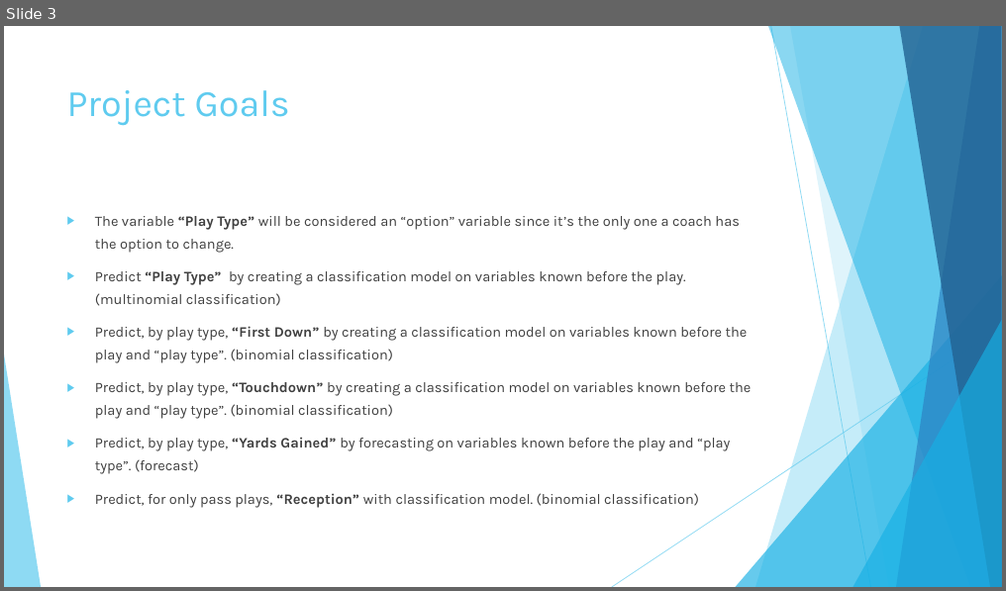
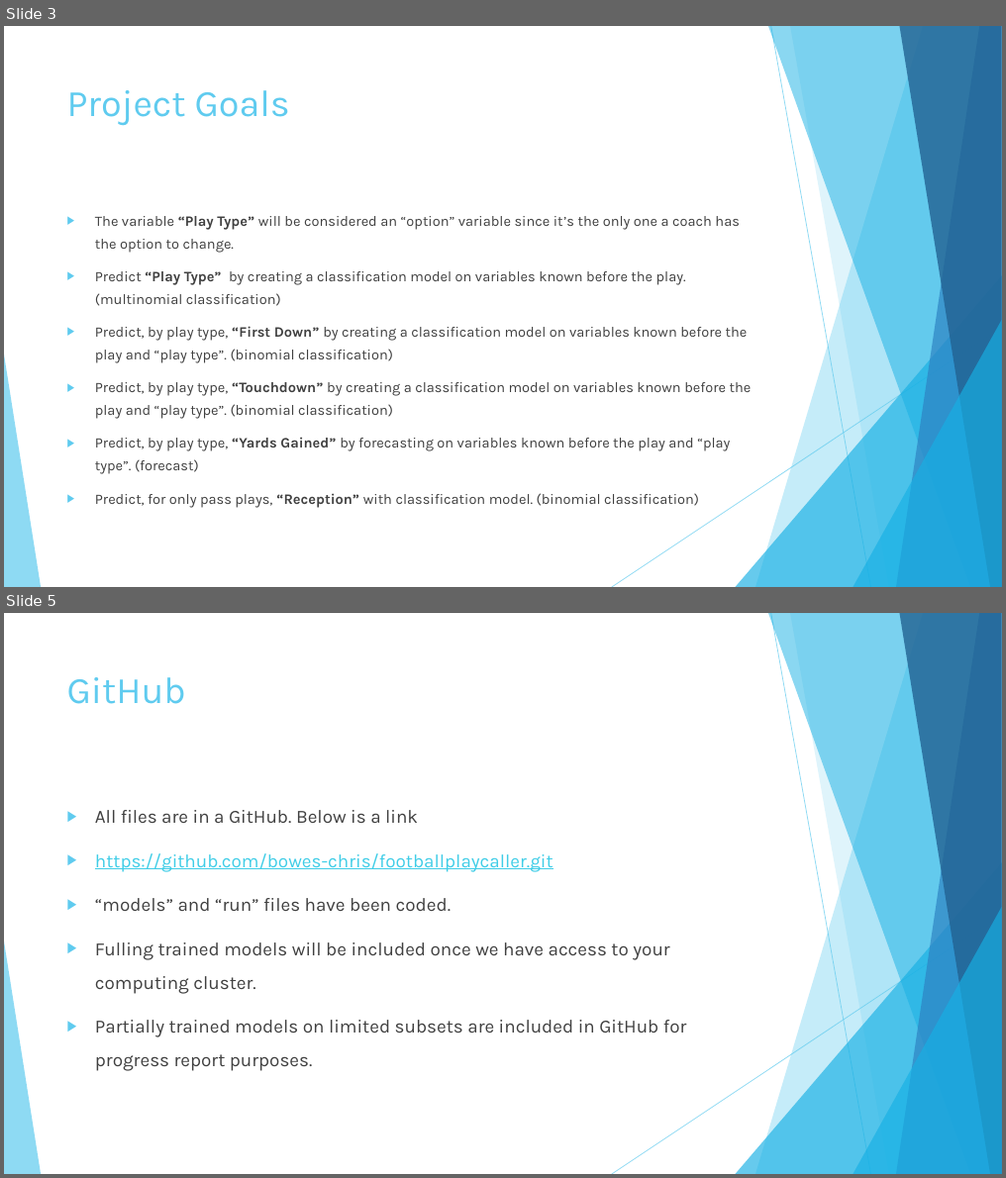
Before and after one commit to bowes-chris/footballplaycaller, a slide deck: Coaching Aid Presentation.pptx. Shown one above the other, each under a label of ours: slide 3 before the commit, slides 3 and 5 after it; the slides between them are not shown. The pictures are 1006x591 and 1006x1178 pixels, drawn with LibreOffice and Linux fonts; fonts in the diff are those of the drawing. Boxes give left, top, right and bottom in pixels: in the first picture for what was removed or moved away, otherwise in the second. Text is boxed around its words. In the diff, an @@ line names an element or a change of style, - is before the commit and + after.

```diff
--- a/Coaching Aid Presentation.pptx
+++ b/Coaching Aid Presentation.pptx
@@ slide 5 added at (4,613,1002,1174), background #FFFFFF; not listed: 10 template elements that a slide beside it also shows @@
@@ title added at (67,677,186,704), 36 pt, text #5FCBEF @@
+GitHub
@@ text added at (95,810,687,1071), 18 pt, text #404040 @@
+▶ All files are in a GitHub. Below is a link
+▶ https://github.com/bowes-chris/footballplaycaller.git
+▶ “models” and “run” files have been coded.
+▶ Fulling trained models will be included once we have access to your computing cluster.
+▶ Partially trained models on limited subsets are included in GitHub for progress report purposes.
```
Also in this commit, not shown: 22 slides changed, 1 other slide added.
